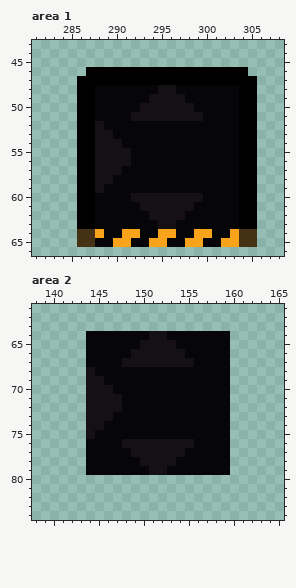
Pixel-art file: sprites.aseprite. The first picture shows the starting point.
592x128 pixels, 1 frame. Colours within 5 levels of each other are drawn and written as one. Shown: area 1: x 281..308, y 43..66; area 2: x 138..165, y 61..84.
The same view after the edit:
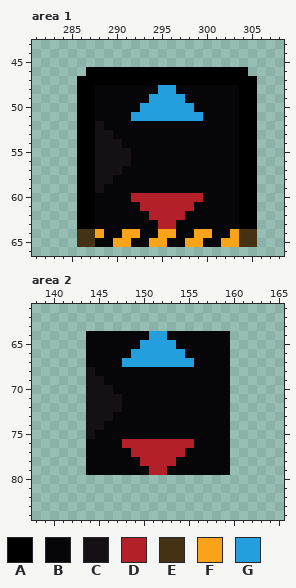
Palette (. is transparent): A #000000  B #060608  C #141013  D #b4202a  E #453215  F #f9a31b  G #249fde
From old to new:
Area 1:
y 48: x 295..296 CC -> GG
y 49: x 294..297 CCCC -> GGGG
y 50: x 293..298 CCCCCC -> GGGGGG
y 51: x 292..299 CCCCCCCC -> GGGGGGGG
y 60: x 292..299 CCCCCCCC -> DDDDDDDD
y 61: x 293..298 CCCCCC -> DDDDDD
y 62: x 294..297 CCCC -> DDDD
y 63: x 295..296 CC -> DD
Area 2:
y 64: x 151..152 CC -> GG
y 65: x 150..153 CCCC -> GGGG
y 66: x 149..154 CCCCCC -> GGGGGG
y 67: x 148..155 CCCCCCCC -> GGGGGGGG
y 76: x 148..155 CCCCCCCC -> DDDDDDDD
y 77: x 149..154 CCCCCC -> DDDDDD
y 78: x 150..153 CCCC -> DDDD
y 79: x 151..152 CC -> DD
Where, in picture pixels (left, top, right, bottom), the same in both pictures:
changed: (131, 85, 203, 121)
changed: (131, 193, 203, 229)
changed: (122, 331, 194, 367)
changed: (122, 439, 194, 475)
